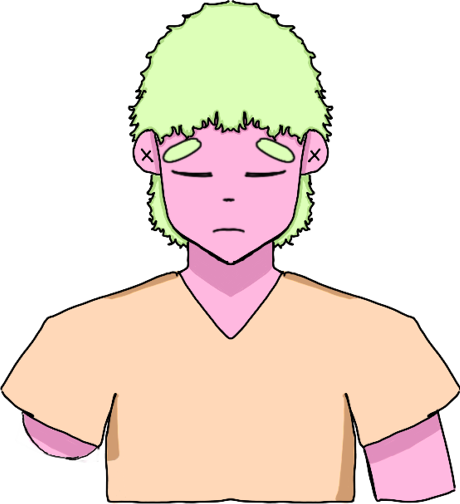
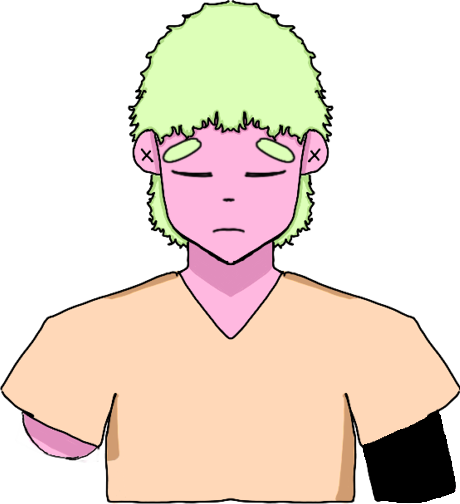
Comparing the layer stacks of the two 460 × 504 images. Changes:
added layer "col" above "body" over [363, 412, 456, 503]
painted on "body" over [363, 412, 456, 503]
